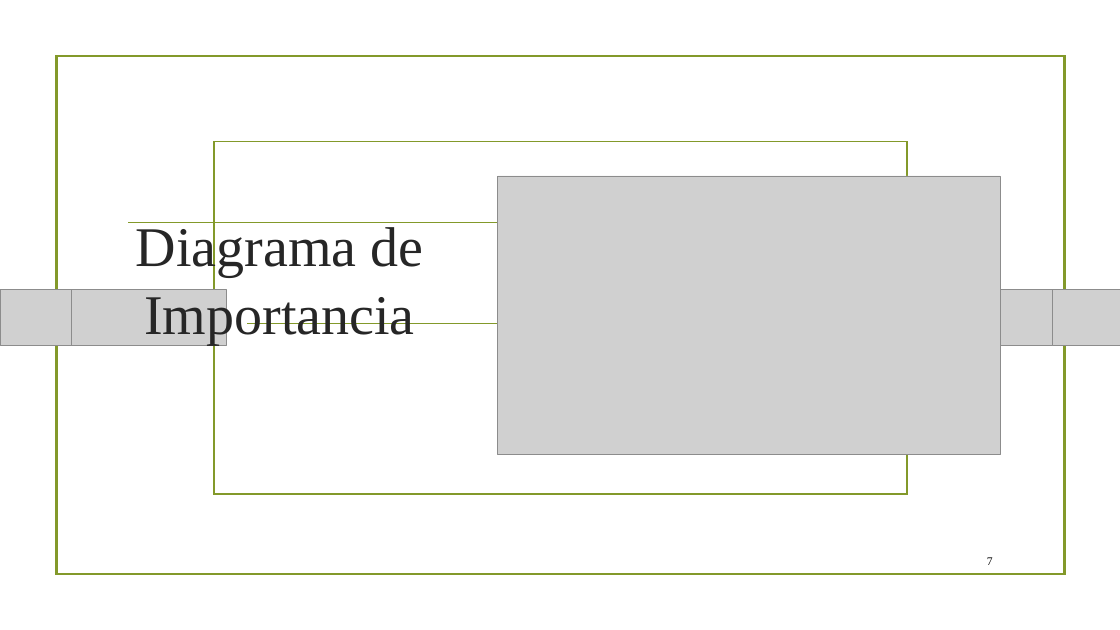
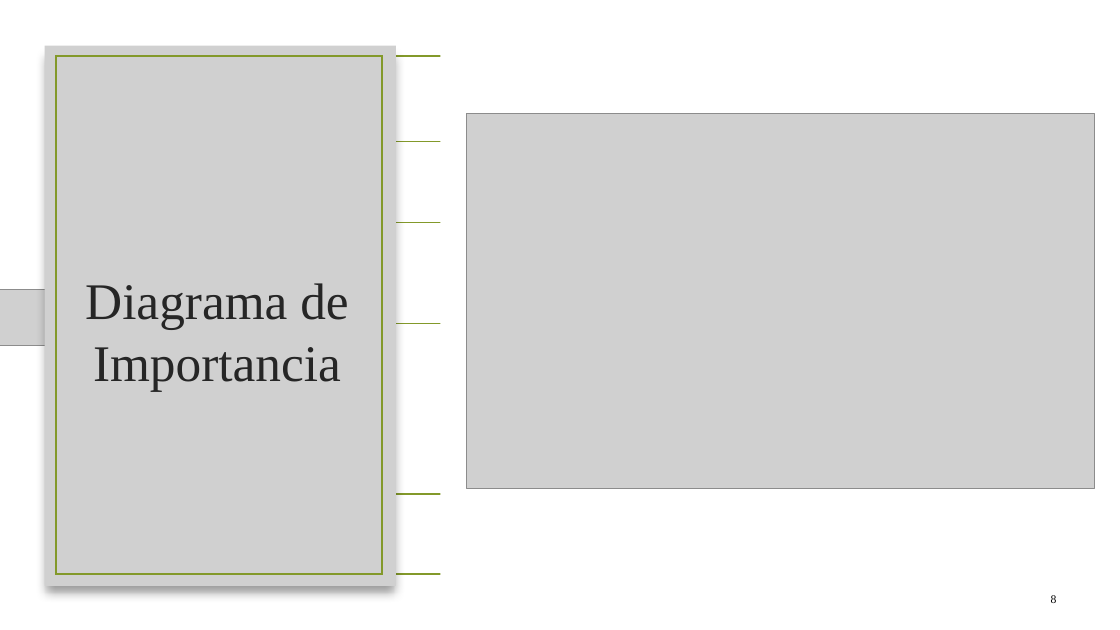
Before and after one commit to Angeloib98/BIATRONIC, a slide deck: slide 8 of Presentación Semana 2.pptx (slide 7 before the commit). Drawn at 1120x630 pixels with LibreOffice and Linux fonts; fonts in the diff are those of the drawing; grey boxes stand for pictures; background and template pictures are left out. Boxes give left, top, right and bottom in pixels: in the first picture for what was removed or moved away, otherwise in the second. Text is boxed around its words. In the diff, an @@ line names an element or a change of style, - is before the commit and + after.

```diff
--- a/Presentación Semana 2.pptx
+++ b/Presentación Semana 2.pptx
@@ rectangle added at [440, 0, 1120, 630], fill #FFFFFF @@
@@ picture added at [45, 45, 396, 586] @@
@@ rectangle: place and size @@
-rectangle at [57, 56, 1065, 575]
+rectangle at [55, 56, 381, 575]
@@ title "Diagrama de Importancia": place and size @@
-title "Diagrama de Importancia" at [136, 223, 423, 344]
+title "Diagrama de Importancia" at [85, 283, 348, 392]
@@ title "Diagrama de Importancia" at [85, 283, 348, 392]: size 48 to 44 pt @@
@@ picture: place and size @@
-picture at [498, 176, 1001, 454]
+picture at [466, 113, 1094, 488]
@@ picture removed at [0, 290, 71, 345] @@
@@ picture removed at [1052, 290, 1120, 345] @@
@@ page number removed at [987, 557, 993, 565] @@
-7
@@ page number added at [1051, 595, 1057, 603], 10 pt, text #000000 @@
+8
```
Also in this commit, not shown: 5 other slides changed, 6 slides added, 2 slides removed.
